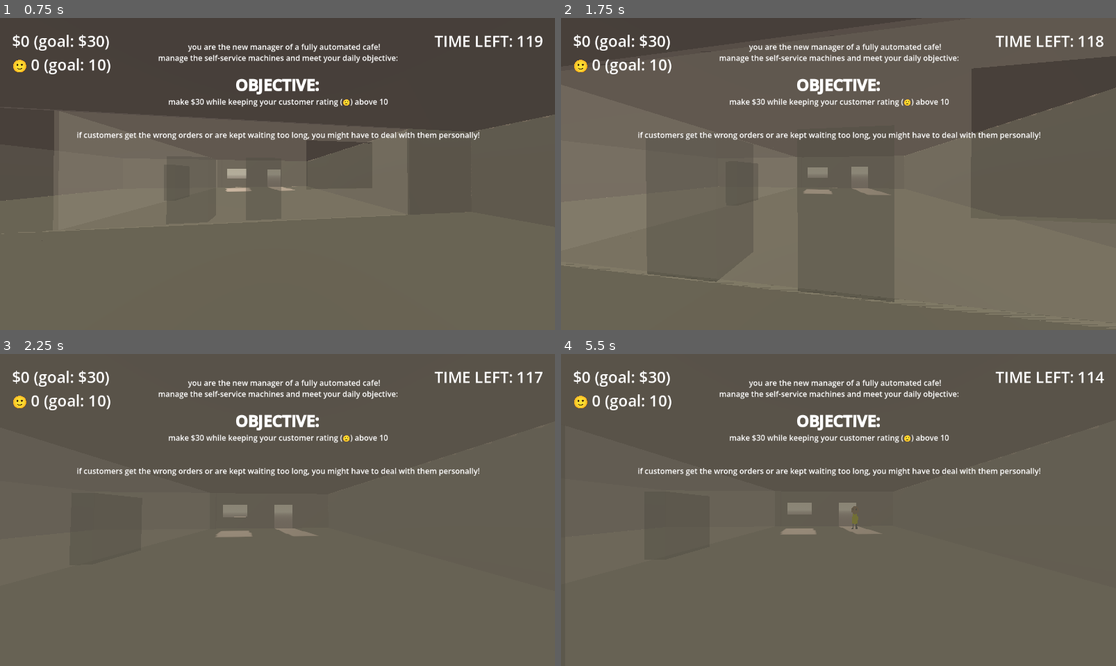
Above: before the commit, frames 1-4 (two rows, left to right).
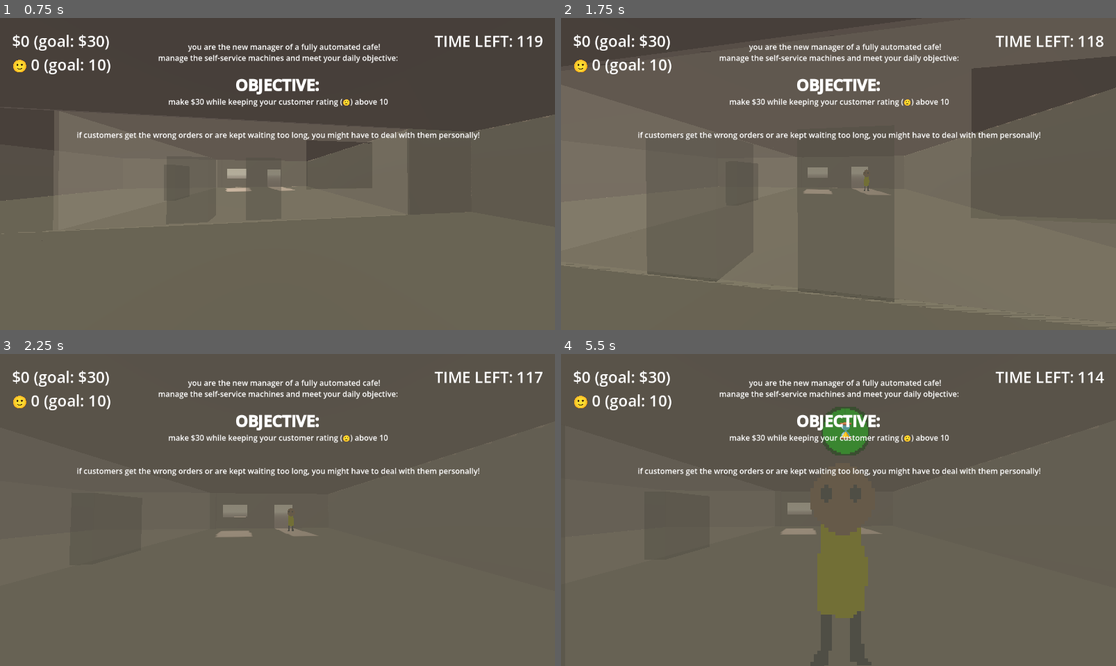
Above: after the commit, the same moments.

Repository: Sunday-Studio-Team/cafe
Game: Godot game, scene res://main.tscn
Same seed, same stepped clock (60 frames per second), same inputs: the game is played once before the commit and once after it.
Inputs (mouse positions are in pixels of both pictures, inside the frame that each line leads up to):
- Up to frame 1 (0.75 s): tap Enter at 0.5 s; move the mouse to (305, 174) at 0.52 s; hold W (move_forward) from 0.53 s (still down); hold E (interact) from 0.53 s (still down)
- Up to frame 2 (1.75 s): keep holding W (move_forward); move the mouse to (810, 174) at 1.27 s; release E (interact) at 1.28 s; tap I at 1.35 s
- Up to frame 3 (2.25 s): keep holding W (move_forward); move the mouse to (288, 503) at 2.02 s; hold E (interact) from 2.03 s (still down)
- Up to frame 4 (5.5 s): keep holding W (move_forward); tap Space at 2.75 s; move the mouse to (832, 516) at 2.77 s; release E (interact) at 2.78 s; tap I at 2.85, 4.35 s; move the mouse to (877, 513) at 3.52 s; hold E (interact) 3.53-4.28 s; move the mouse to (794, 506) at 4.27 s; tap Enter at 5 s; move the mouse to (844, 510) at 5.02 s; hold E (interact) from 5.03 s (still down)

Frame 1 is identical in both runs. In frame 2, less than 0.1% of the frame differs, in the area x 54-56%, y 48-56%; in frame 3, less than 0.1%; in frame 4, 3.3%, in the area x 44-56%, y 16-85%.

Commit message:
spawn one customer early

Diff:
--- a/godot/main.gd
+++ b/godot/main.gd
@@ -18,6 +18,11 @@
 	game_timer.timeout.connect(_on_game_timer_timeout)
 
 	Events.customer_approached_machine.connect(_on_customer_approached_machine)
+
+	# spawn one customer early off-sync with the timers wait time
+	# so we dont have to wait loads every time we start the game to test
+	await get_tree().create_timer(1, false).timeout
+	customer_spawn_timer.timeout.emit()
 
 
 func _on_customer_spawn_timer_timeout() -> void:
